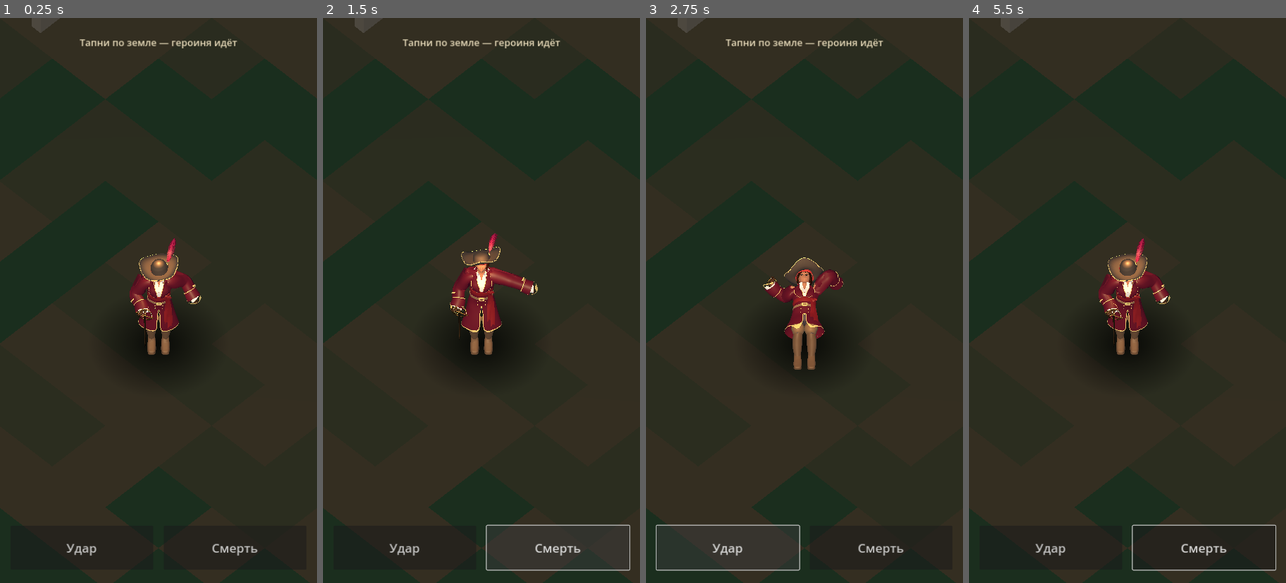
Above: before the commit, frames 1-4 (left to right).
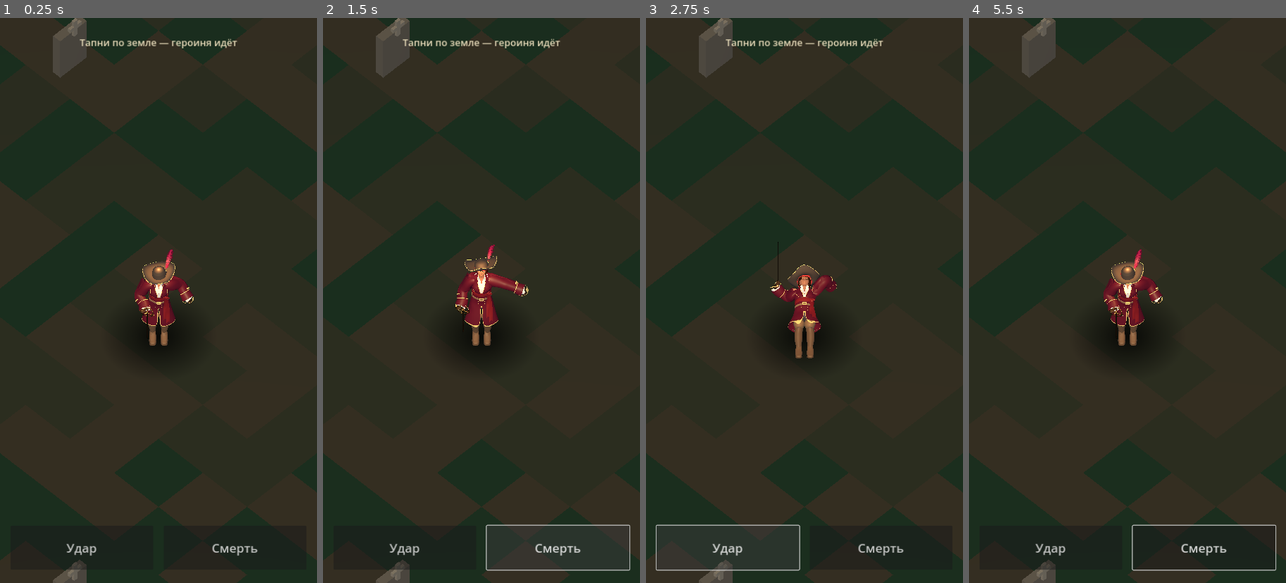
Above: after the commit, the same moments.

Repository: 684237911leo/game
Game: Godot game, scene res://scenes/main.tscn
Same seed, same stepped clock (60 frames per second), same inputs: the game is played once before the commit and once after it.
Inputs (mouse positions are in pixels of both pictures, inside the frame that each line leads up to):
- Up to frame 1 (0.25 s): no input
- Up to frame 2 (1.5 s): click "Удар" at 0.5 s; click "Смерть" at 1.25 s
- Up to frame 3 (2.75 s): click "Удар" at 2 s
- Up to frame 4 (5.5 s): click "Смерть" at 2.75 s; click "Удар" at 3.5 s; click "Смерть" at 4.25 s; tap Enter at 5 s; move the mouse to (1197, 272) at 5.02 s; click (1197, 272) at 5.17 s

The runs differ from the first frame. In frame 1, 15% of the frame differs, in the area x 0-100%, y 0-100%; in frame 2, 15%; in frame 3, 14%; in frame 4, 15%.

Commit message:
WIP: restore camera zoom; map textures and combat in progress
Co-Authored-By: Claude Haiku 5.5 <noreply@anthropic.com>
Claude-Session: https://claude.ai/code/session_015Cvh5aaWbQRususb8fwJTR

Diff:
--- a/scripts/follow_camera3d.gd
+++ b/scripts/follow_camera3d.gd
@@ -8,7 +8,7 @@
 const PITCH_DEG := 50.0
 const DISTANCE := 25.0
 ## Видимая высота области в метрах (size при KEEP_HEIGHT). Портрет 720x1280: ширина = size * 9/16.
-const ZOOM_SIZE := 7.5
+const ZOOM_SIZE := 9.0
 ## Точка фокуса по высоте: уровень груди героини.
 const FOCUS_HEIGHT := 0.9
 const LOOK_AHEAD := 2.5
